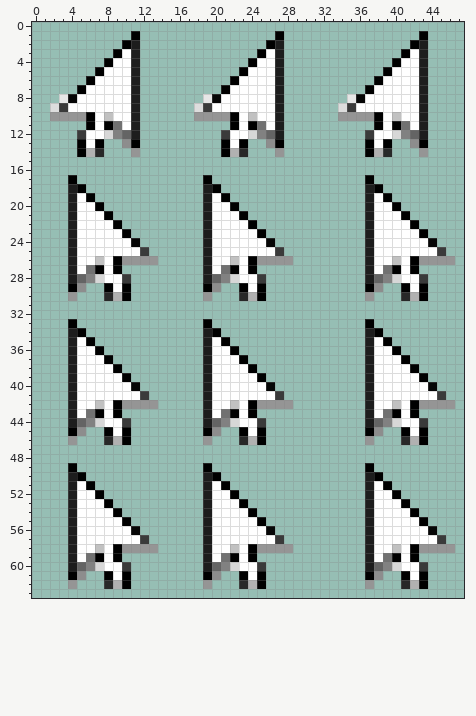
Edited in one commit: pixel-art sprite (res/sprites/weapons/cursor.png). Above, as it was before the edit.
The file is 48x64 pixels. Colours within 5 levels of each other are drawn and written as one.
The same view after the edit:
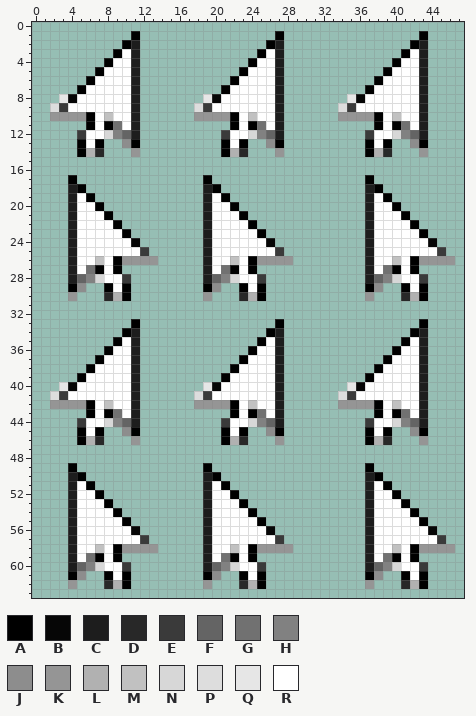
Palette (. is transparent): A #000000  B #060606  C #1d1d1d  D #282828  E #3a3a3a  F #646464  G #717171  H #818181  J #8d8d8d  K #959595  L #b1b1b1  M #c1c1c1  N #d7d7d7  P #dddddd  Q #e6e6e6  R #ffffff
From old to new:
{"y":33,"x":4,"old":"A","new":"."}
{"y":33,"x":11,"old":".","new":"A"}
{"y":33,"x":19,"old":"A","new":"."}
{"y":33,"x":27,"old":".","new":"A"}
{"y":33,"x":37,"old":"A","new":"."}
{"y":33,"x":43,"old":".","new":"A"}
{"y":34,"x":4,"old":"CA","new":".."}
{"y":34,"x":10,"old":"..","new":"AC"}
{"y":34,"x":19,"old":"CA","new":".."}
{"y":34,"x":26,"old":"..","new":"AC"}
{"y":34,"x":37,"old":"CA","new":".."}
{"y":34,"x":42,"old":"..","new":"AC"}
{"y":35,"x":4,"old":"CRA","new":"..."}
{"y":35,"x":9,"old":"...","new":"ARC"}
{"y":35,"x":19,"old":"CRA","new":"..."}
{"y":35,"x":25,"old":"...","new":"ARC"}
{"y":35,"x":37,"old":"CRA","new":"..."}
{"y":35,"x":41,"old":"...","new":"ARC"}
{"y":36,"x":4,"old":"CRRA....","new":"....ARRC"}
{"y":36,"x":19,"old":"CRRA","new":"...."}
{"y":36,"x":24,"old":"....","new":"ARRC"}
{"y":36,"x":37,"old":"CRR","new":"..."}
{"y":36,"x":41,"old":"...","new":"RRC"}
{"y":37,"x":4,"old":"CRRRA...","new":"...ARRRC"}
{"y":37,"x":19,"old":"CRRR","new":"...."}
{"y":37,"x":24,"old":"....","new":"RRRC"}
{"y":37,"x":37,"old":"CRR","new":"..A"}
{"y":37,"x":41,"old":"A..","new":"RRC"}
{"y":38,"x":4,"old":"CRR","new":"..A"}
{"y":38,"x":9,"old":"A..","new":"RRC"}
{"y":38,"x":19,"old":"CRRR","new":"...A"}
{"y":38,"x":24,"old":"A...","new":"RRRC"}
{"y":38,"x":37,"old":"CR","new":".A"}
{"y":38,"x":42,"old":"A.","new":"RC"}
{"y":39,"x":4,"old":"CR","new":".A"}
{"y":39,"x":10,"old":"A.","new":"RC"}
{"y":39,"x":19,"old":"CRR","new":"..A"}
{"y":39,"x":25,"old":"A..","new":"RRC"}
{"y":39,"x":37,"old":"C","new":"A"}
{"y":39,"x":43,"old":"A","new":"C"}
{"y":40,"x":3,"old":".C","new":"QB"}
{"y":40,"x":11,"old":"B","new":"C"}
{"y":40,"x":19,"old":"CR","new":"QB"}
{"y":40,"x":26,"old":"B.","new":"RC"}
{"y":40,"x":35,"old":"..C","new":"QBR"}
{"y":40,"x":43,"old":"RB","new":"C."}
{"y":41,"x":2,"old":"..C","new":"PER"}
{"y":41,"x":11,"old":"RE","new":"C."}
{"y":41,"x":18,"old":".C","new":"PE"}
{"y":41,"x":27,"old":"E","new":"C"}
{"y":41,"x":34,"old":"...C","new":"PERR"}
{"y":41,"x":43,"old":"RRE","new":"C.."}
{"y":42,"x":2,"old":"..CRRMRAKKKK","new":"KKKKARMRRC.."}
{"y":42,"x":18,"old":".CRRM","new":"KKKKA"}
{"y":42,"x":24,"old":"AKKKK","new":"MRRC."}
{"y":42,"x":34,"old":"...CR","new":"KKKKA"}
{"y":42,"x":42,"old":"AKKKK","new":"RC..."}
{"y":43,"x":4,"old":"CRGARA..","new":"..ARAGRC"}
{"y":43,"x":19,"old":"CRG","new":"..."}
{"y":43,"x":25,"old":"...","new":"GRC"}
{"y":43,"x":37,"old":"CRG","new":".AR"}
{"y":43,"x":41,"old":"RA.","new":"GRC"}
{"y":44,"x":4,"old":"CFHNRRE.","new":".ERRNHFC"}
{"y":44,"x":19,"old":"CFHN","new":"..ER"}
{"y":44,"x":24,"old":"RE..","new":"NHFC"}
{"y":44,"x":37,"old":"CFH","new":"ERR"}
{"y":44,"x":41,"old":"RRE","new":"HFC"}
{"y":45,"x":4,"old":"AJ..ARA.","new":".ARA..JA"}
{"y":45,"x":19,"old":"AJ..","new":"..AR"}
{"y":45,"x":24,"old":"RA..","new":"..JA"}
{"y":45,"x":38,"old":"J.","new":"RA"}
{"y":45,"x":41,"old":"AR","new":".J"}
{"y":46,"x":4,"old":"K...DLA.","new":".ALD...K"}
{"y":46,"x":19,"old":"K","new":"."}
{"y":46,"x":21,"old":"..","new":"AL"}
{"y":46,"x":24,"old":"LA","new":".."}
{"y":46,"x":27,"old":".","new":"K"}
{"y":46,"x":37,"old":"K..","new":"ALD"}
{"y":46,"x":41,"old":"DLA","new":"..K"}
{"label":"changed","picture_box":[50,319,158,445]}
{"label":"changed","picture_box":[194,319,293,445]}
{"label":"changed","picture_box":[338,319,455,445]}
